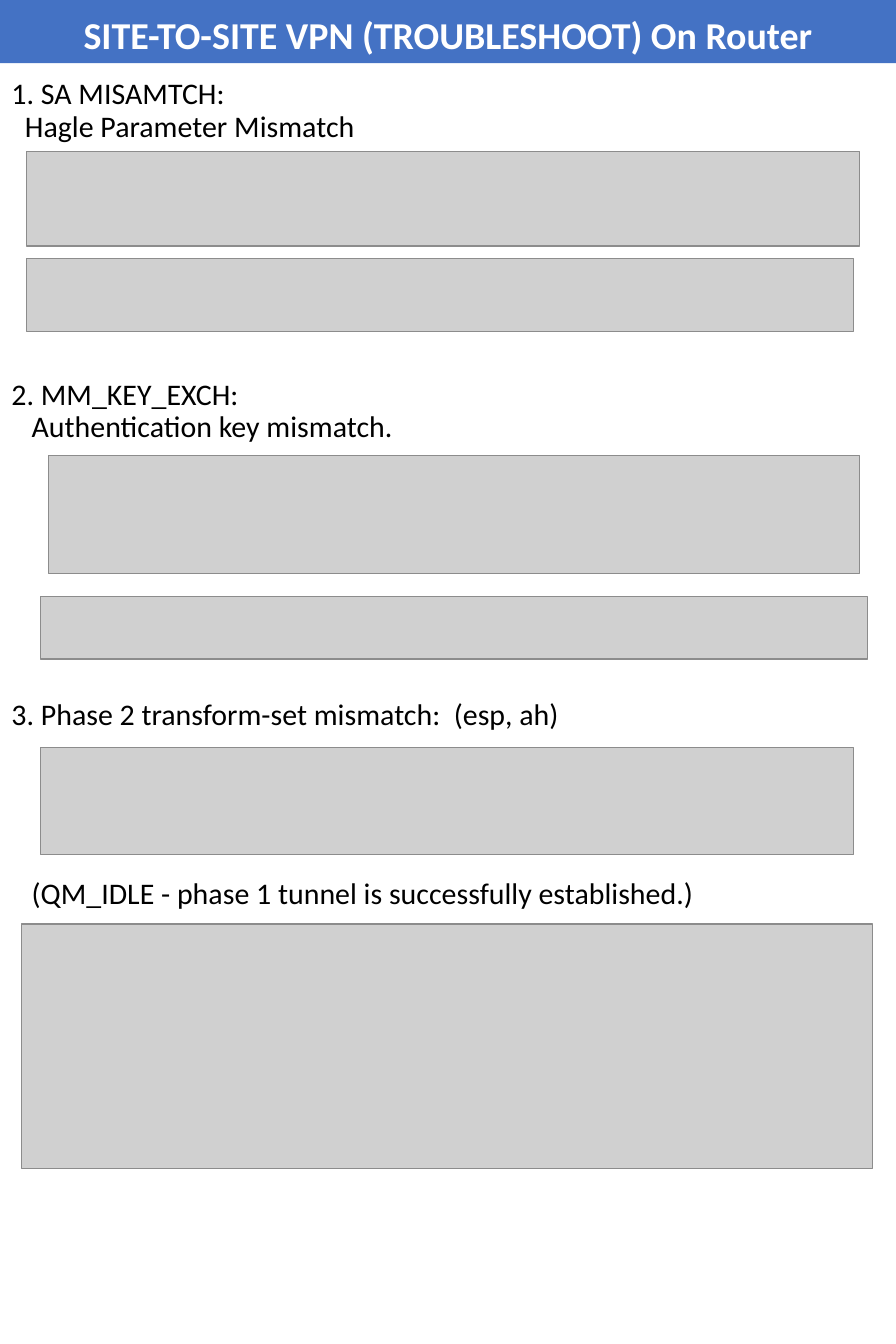
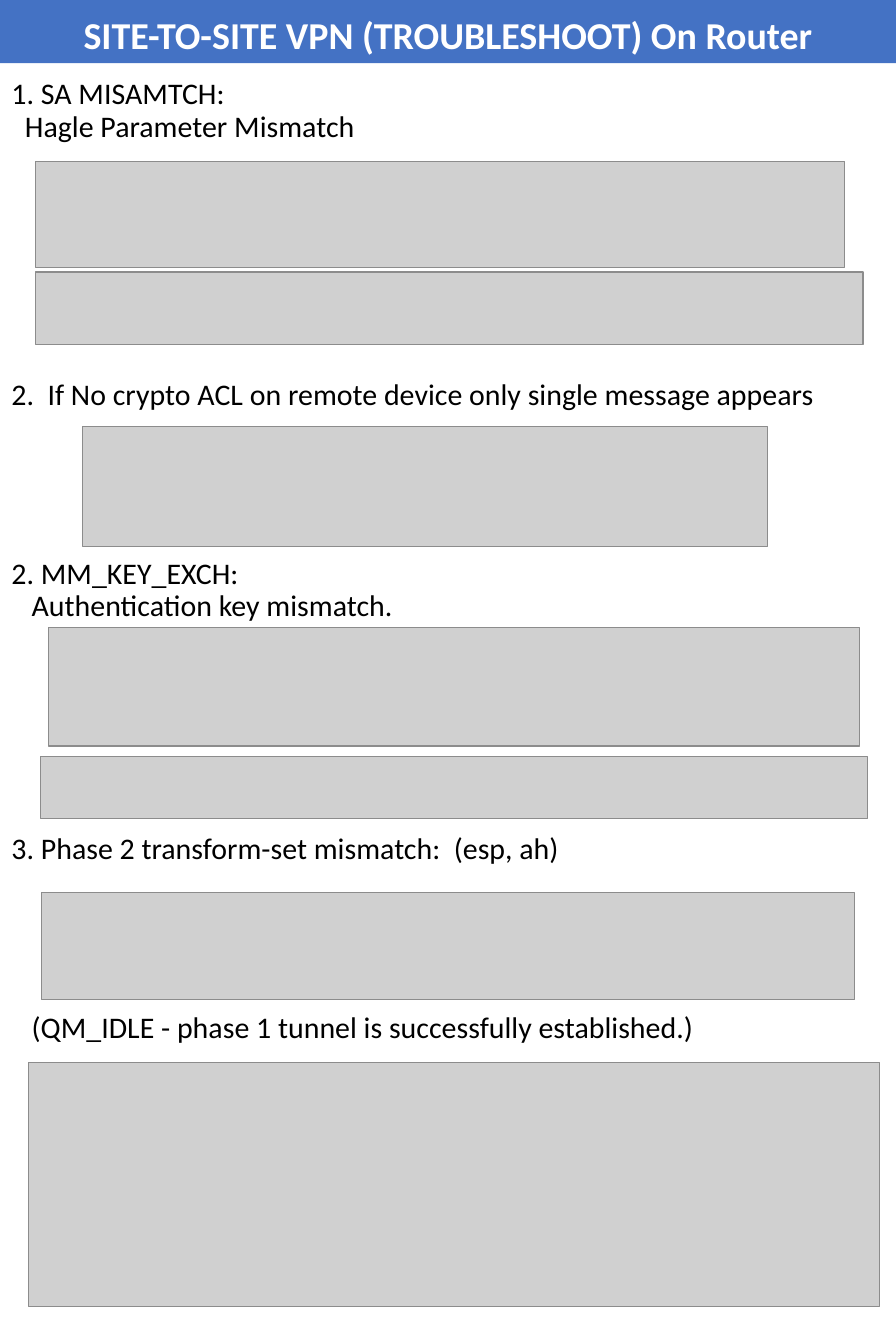
Before and after one commit to shankarpradhan/Networking, a slide deck: slide 11 of SITE-TO-SITE VPN (TROUBLESHOOT).pptx (slide 10 before the commit). Drawn at 896x1344 pixels with LibreOffice and Linux fonts; fonts in the diff are those of the drawing; grey boxes stand for pictures. Boxes give left, top, right and bottom in pixels: in the first picture for what was removed or moved away, otherwise in the second. Text is boxed around its words. In the diff, an @@ line names an element or a change of style, - is before the commit and + after.

```diff
--- a/SITE-TO-SITE VPN (TROUBLESHOOT).pptx
+++ b/SITE-TO-SITE VPN (TROUBLESHOOT).pptx
@@ picture: place and size @@
-picture at bbox=[26, 151, 860, 246]
+picture at bbox=[36, 162, 846, 268]
@@ picture: place and size @@
-picture at bbox=[26, 258, 854, 331]
+picture at bbox=[36, 272, 864, 345]
@@ subtitle at bbox=[11, 384, 814, 410]: paragraph added @@
+2. If No crypto ACL on remote device only single message appears
@@ picture added at bbox=[83, 427, 768, 546] @@
@@ picture: place and size @@
-picture at bbox=[49, 455, 861, 574]
+picture at bbox=[49, 628, 861, 747]
@@ picture: place and size @@
-picture at bbox=[41, 597, 868, 659]
+picture at bbox=[41, 757, 868, 820]
@@ picture: place and size @@
-picture at bbox=[40, 748, 854, 855]
+picture at bbox=[41, 894, 855, 1001]
@@ picture: place and size @@
-picture at bbox=[22, 924, 873, 1168]
+picture at bbox=[28, 1063, 880, 1307]
```
Also in this commit, not shown: 7 other slides changed, 2 slides added, 7 other files.
